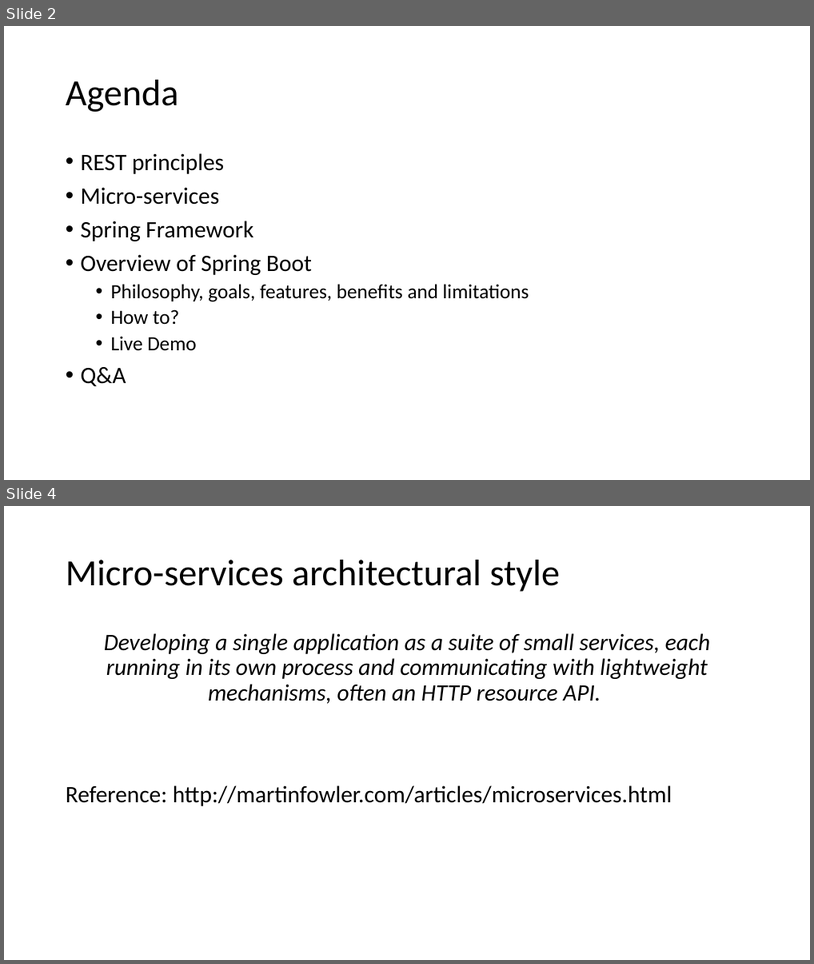
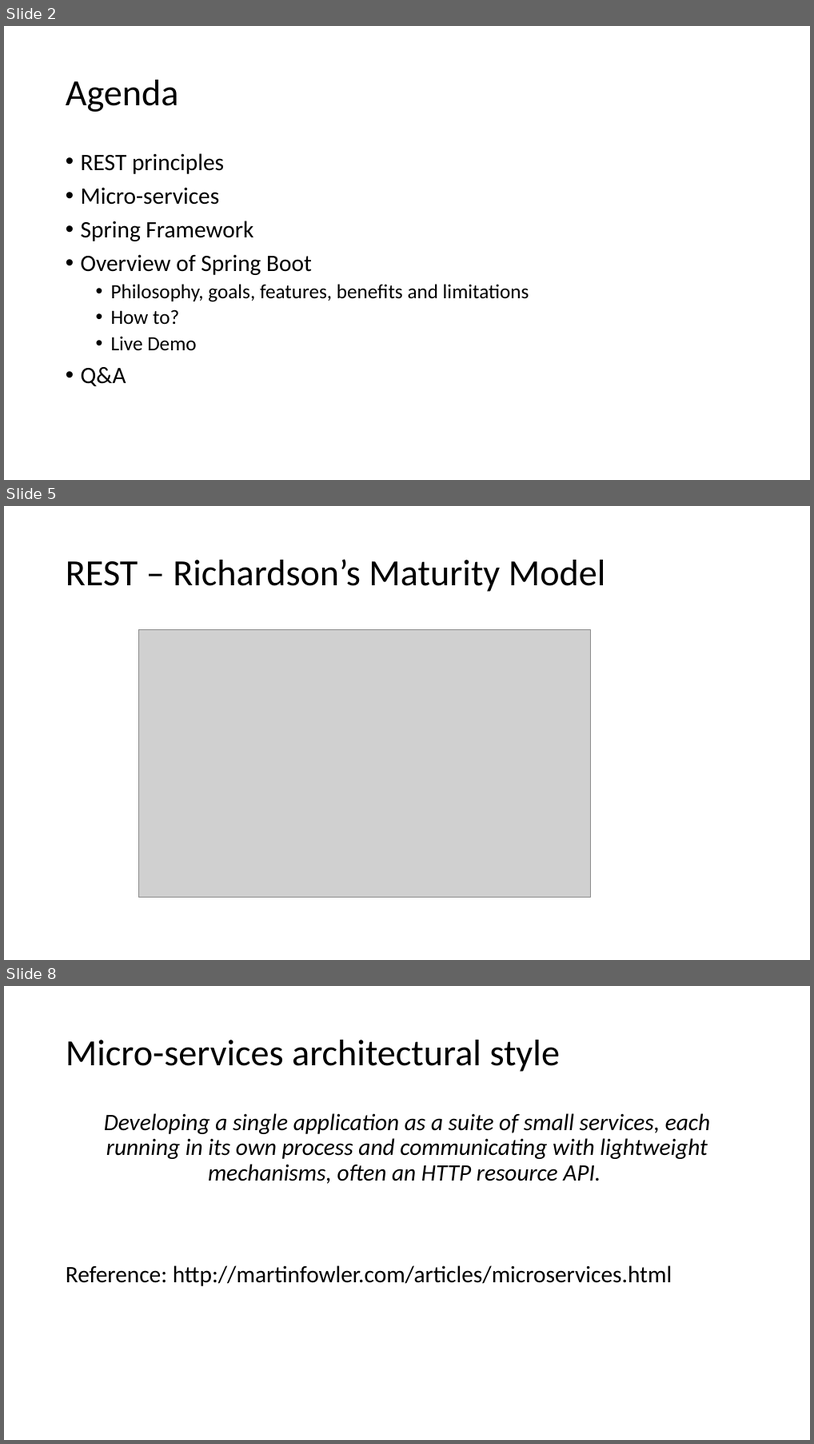
Before and after one commit to batchu/spring-boot-ujug, a slide deck: Spring Boot.pptx. Shown one above the other, each under a label of ours: slides 2 and 4 before the commit, slides 2, 5 and 8 after it; the slides between them are not shown. The pictures are 814x964 and 814x1444 pixels, drawn with LibreOffice and Linux fonts; fonts in the diff are those of the drawing; grey boxes stand for pictures. Boxes give left, top, right and bottom in pixels: in the first picture for what was removed or moved away, otherwise in the second. Text is boxed around its words. In the diff, an @@ line names an element or a change of style, - is before the commit and + after.

Commit message:
Updated PPT with little bit of REST

```diff
--- a/Spring Boot.pptx
+++ b/Spring Boot.pptx
@@ slide 5 added at <box>4,506,810,960</box>, background #FFFFFF @@
@@ title added at <box>66,559,606,592</box>, 44 pt, text #000000 @@
+REST – Richardson’s Maturity Model
@@ picture added at <box>139,629,590,896</box> @@
@@ what was slide 4 is now slide 8 @@
```
Also in this commit, not shown: 1 slide changed, 3 other slides added, 1 other file.
